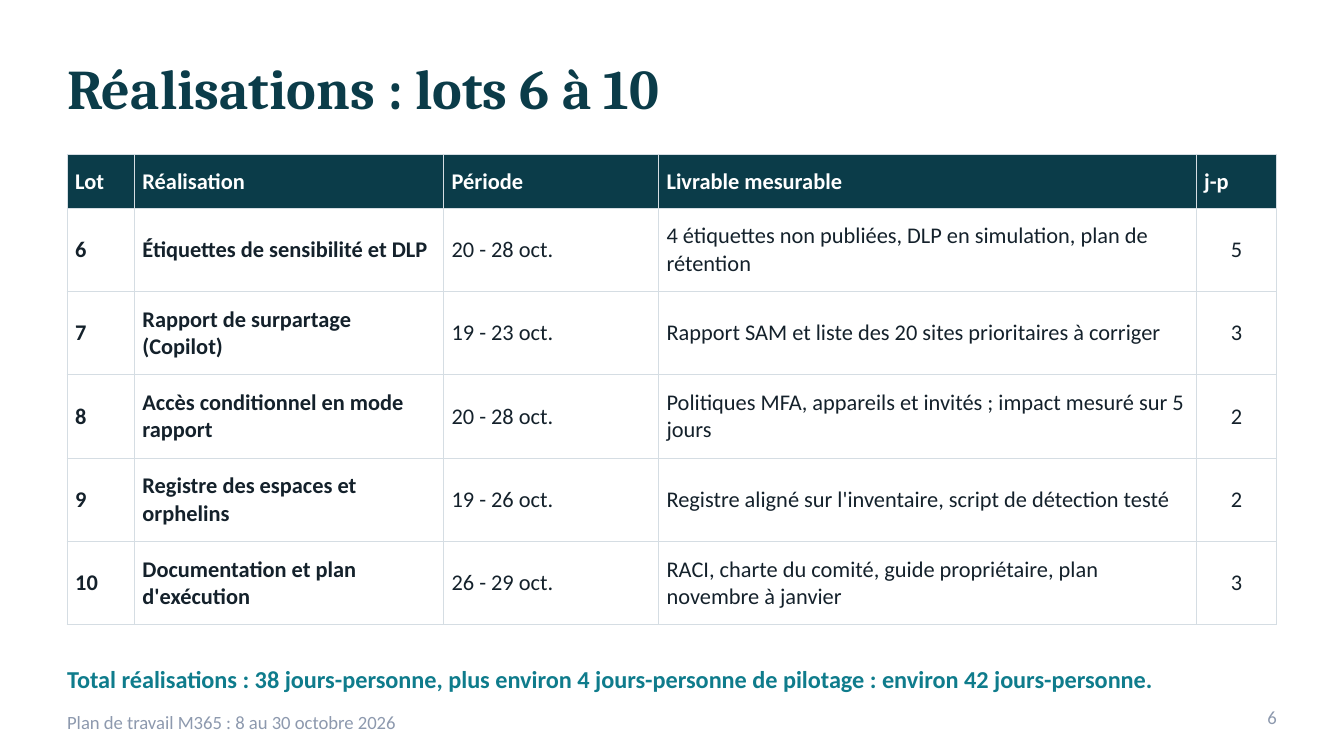
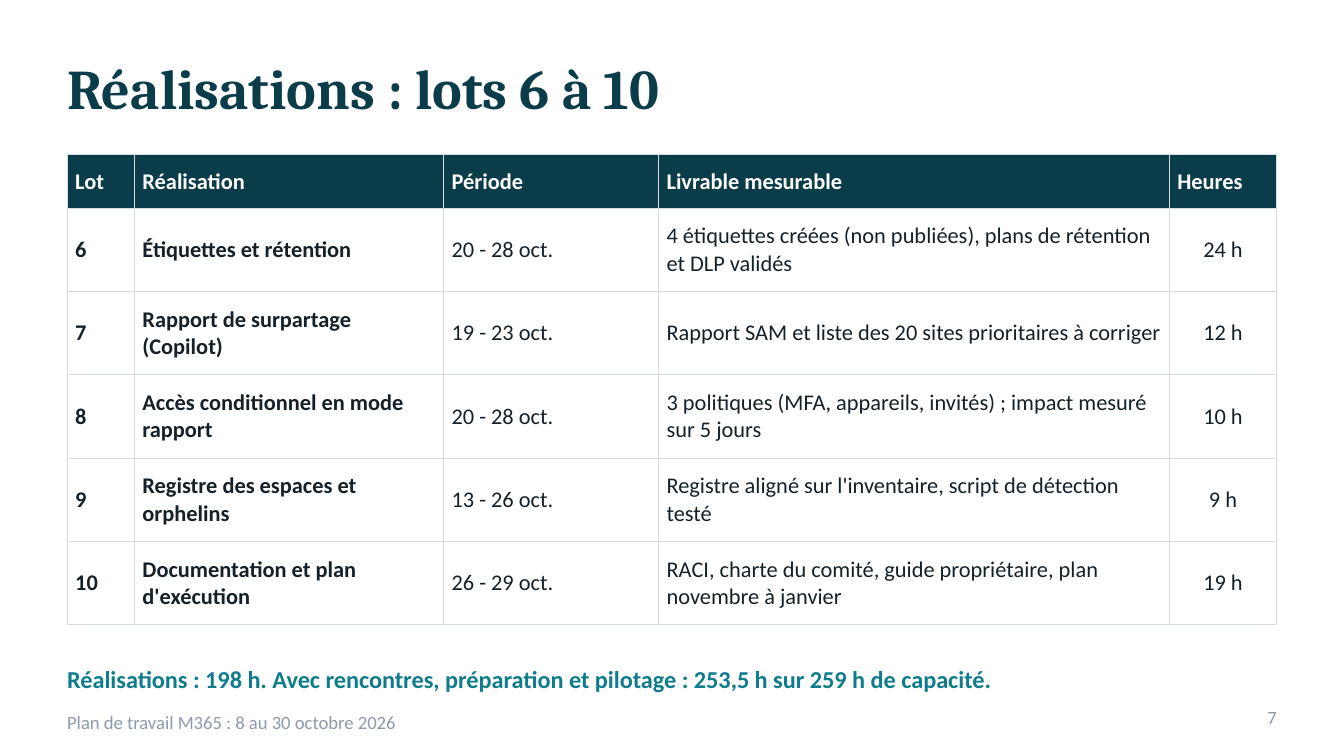
Before and after one commit to SEMTech42/DEV_Copilot, a slide deck: slide 7 of Presentation-Plan-Octobre-M365.pptx (slide 6 before the commit). Drawn at 1344x756 pixels with LibreOffice and Linux fonts; fonts in the diff are those of the drawing. Boxes give left, top, right and bottom in pixels: in the first picture for what was removed or moved away, otherwise in the second. Text is boxed around its words. In the diff, an @@ line names an element or a change of style, - is before the commit and + after.

```diff
--- a/Presentation-Plan-Octobre-M365.pptx
+++ b/Presentation-Plan-Octobre-M365.pptx
@@ table at [67,155,1277,612] @@
-row 1, column 5: j-p
+row 1, column 5: Heures
-row 2: 6 | Étiquettes de sensibilité et DLP | 20 - 28 oct. | 4 étiquettes non publiées, DLP en simulation, plan de rétention | 5
+row 2: 6 | Étiquettes et rétention | 20 - 28 oct. | 4 étiquettes créées (non publiées), plans de rétention et DLP validés | 24 h
-row 3, column 5: 3
+row 3, column 5: 12 h
-row 4, column 4: Politiques MFA, appareils et invités ; impact mesuré sur 5 jours
+row 4, column 4: 3 politiques (MFA, appareils, invités) ; impact mesuré sur 5 jours
-row 4, column 5: 2
+row 4, column 5: 10 h
-row 5, column 3: 19 - 26 oct.
+row 5, column 3: 13 - 26 oct.
-row 5, column 5: 2
+row 5, column 5: 9 h
-row 6, column 5: 3
+row 6, column 5: 19 h
@@ text at [67,671,991,692]: text changed @@
-Total réalisations : 38 jours-personne, plus environ 4 jours-personne de pilotage : environ 42 jours-personne.
+Réalisations : 198 h. Avec rencontres, préparation et pilotage : 253,5 h sur 259 h de capacité.
@@ page number at [1267,712,1276,724]: text changed @@
-6
+7
```
Also in this commit, not shown: 7 other slides changed, 2 slides added, 1 slide removed, 1 other file.
